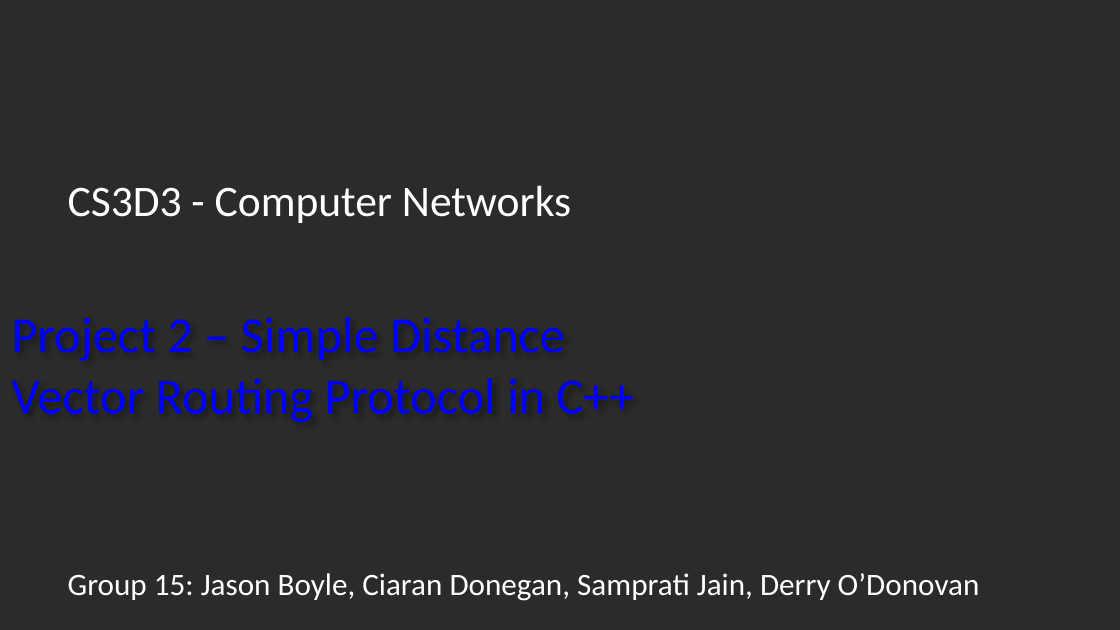
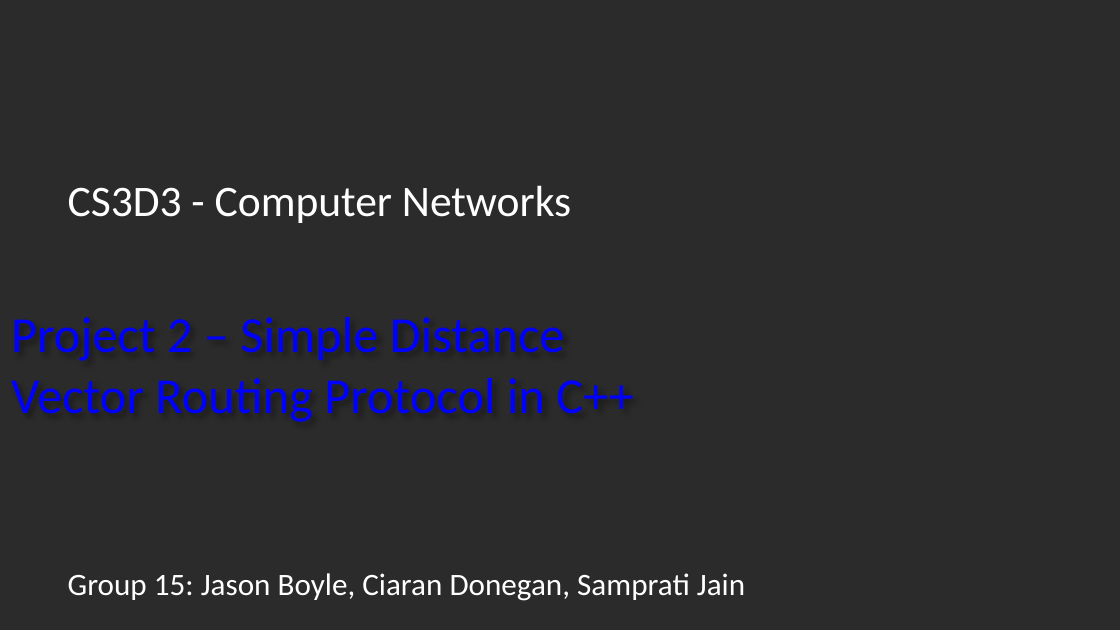
Before and after one commit to donegaci/DV_Router, a slide deck: slide 1 of CS3D3_Project2_Slides_Group15.pptx. Drawn at 1120x630 pixels with LibreOffice and Linux fonts; fonts in the diff are those of the drawing; background and template pictures are left out; a plain dark background stands for a picture behind light text. Boxes give left, top, right and bottom in pixels: in the first picture for what was removed or moved away, otherwise in the second. Text is boxed around its words. In the diff, an @@ line names an element or a change of style, - is before the commit and + after.

```diff
--- a/CS3D3_Project2_Slides_Group15.pptx
+++ b/CS3D3_Project2_Slides_Group15.pptx
@@ text at [68, 573, 745, 601]: text changed @@
-Group 15: Jason Boyle, Ciaran Donegan, Samprati Jain, Derry O’Donovan
+Group 15: Jason Boyle, Ciaran Donegan, Samprati Jain
```
Also in this commit, not shown: 2 other slides changed.
